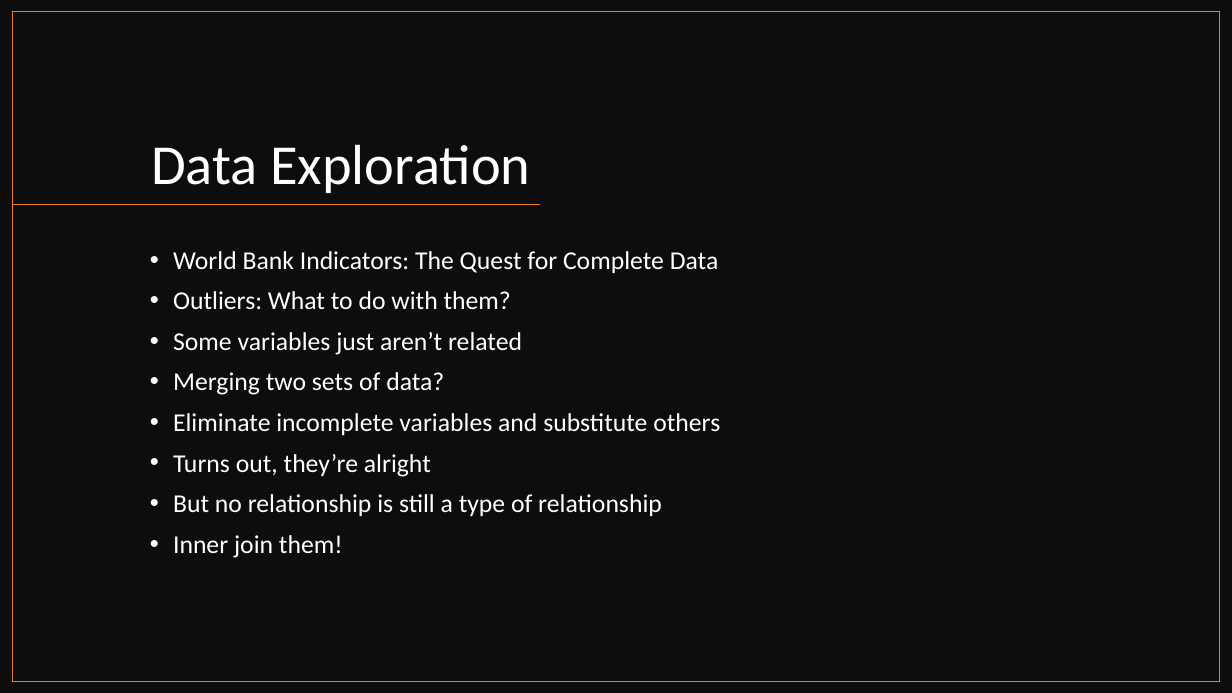
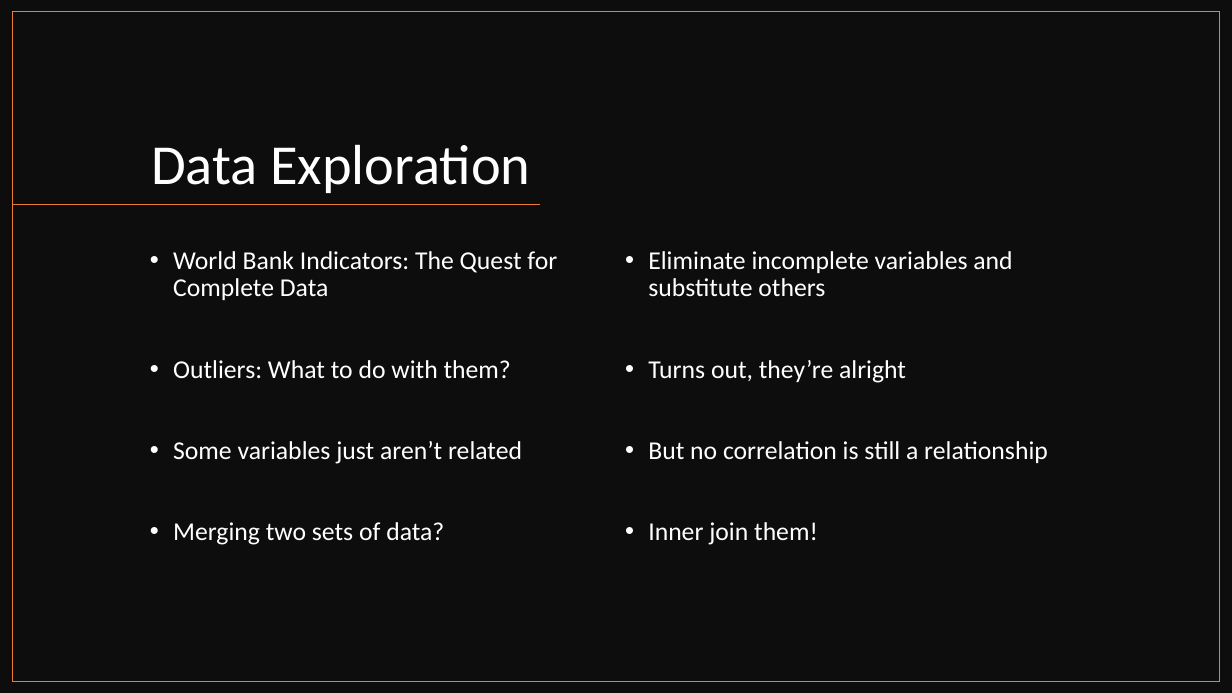
Before and after one commit to patpetrus/project-1-group-5, a slide deck: slide 9 of group5_presentation.pptx. Drawn at 1232x693 pixels with LibreOffice and Linux fonts; fonts in the diff are those of the drawing. Boxes give left, top, right and bottom in pixels: in the first picture for what was removed or moved away, otherwise in the second. Text is boxed around its words. In the diff, an @@ line names an element or a change of style, - is before the commit and + after.

Commit message:
edit powerpoint

```diff
--- a/group5_presentation.pptx
+++ b/group5_presentation.pptx
@@ text added at (x1=648, y1=251, x2=1048, y2=545), 20 pt, text #FFFFFF @@
+• Eliminate incomplete variables and substitute others
+• Turns out, they’re alright
+• But no correlation is still a relationship
+• Inner join them!
@@ text at (x1=173, y1=413, x2=720, y2=558): paragraphs removed @@
-• Eliminate incomplete variables and substitute others
-• Turns out, they’re alright
-• But no relationship is still a type of relationship
-• Inner join them!
```
